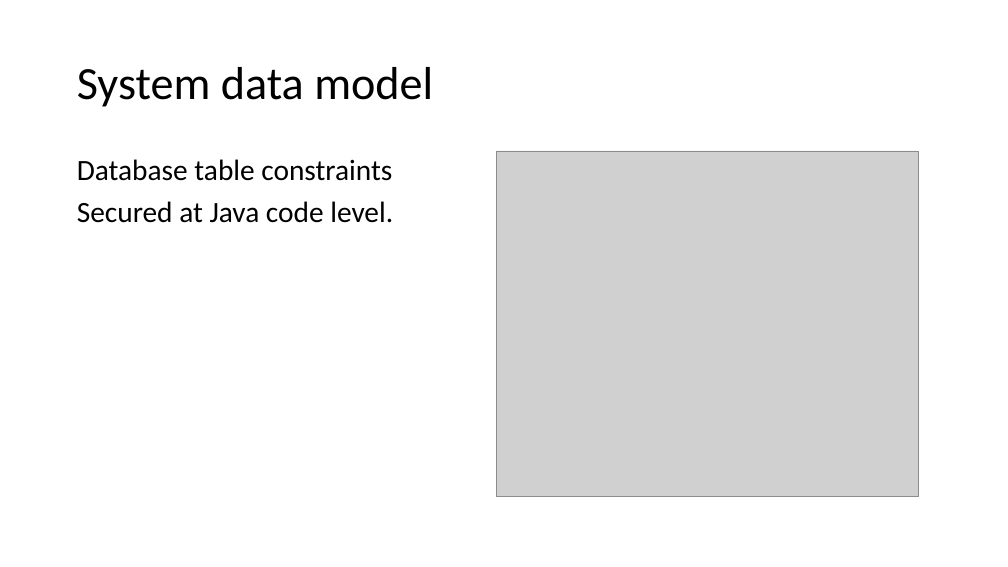
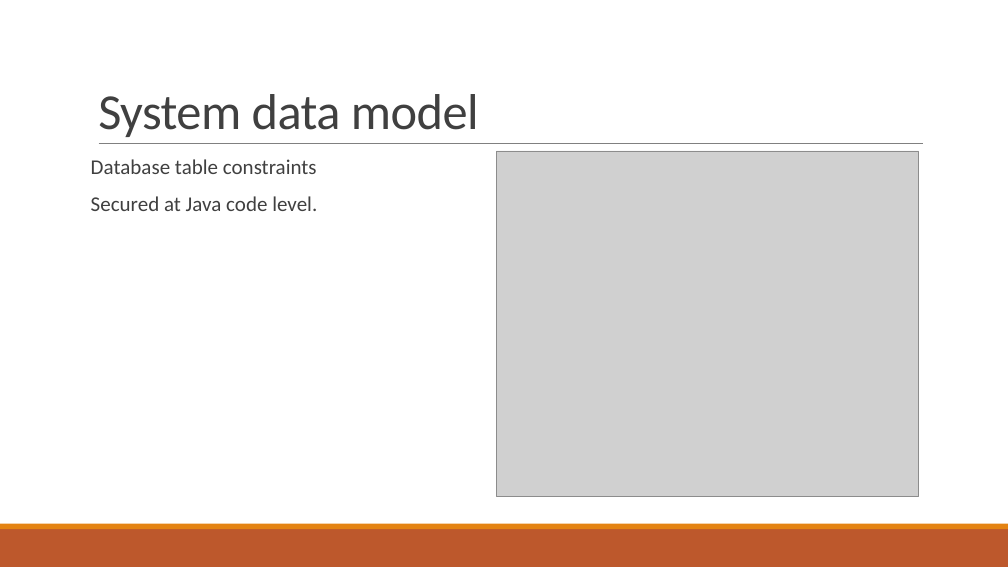
Before and after one commit to bricht/piens-un-maize, a slide deck: slide 4 of presentation/MilknBread.pptx. Drawn at 1008x567 pixels with LibreOffice and Linux fonts; fonts in the diff are those of the drawing; grey boxes stand for pictures. Boxes give left, top, right and bottom in pixels: in the first picture for what was removed or moved away, otherwise in the second. Text is boxed around its words. In the diff, an @@ line names an element or a change of style, - is before the commit and + after.

```diff
--- a/presentation/MilknBread.pptx
+++ b/presentation/MilknBread.pptx
@@ title "System data model": place and size @@
-title "System data model" at [77, 67, 433, 107]
+title "System data model" at [98, 94, 479, 137]
@@ title "System data model" at [98, 94, 479, 137]: size 44 to 48 pt, text colour #000000 to #404040, letter spacing 0 to -0.5 pt; line spacing 0.9 to 0.85; vertical alignment middle to bottom @@
@@ line added from (99, 144) to (923, 144), #808080 0.5 pt @@
@@ text "Database table constraints": place and size @@
-text "Database table constraints" at [77, 159, 393, 223]
+text "Database table constraints" at [91, 159, 317, 211]
@@ text "Database table constraints" at [91, 159, 317, 211]: size 28 to 20 pt, text colour #000000 to #404040; more space between paragraphs @@
@@ rectangle added at [0, 529, 1008, 567], fill #BD582C @@
@@ rectangle added at [0, 524, 1008, 529], fill #E48312 @@
```
Also in this commit, not shown: 9 other slides changed, 1 other file.
